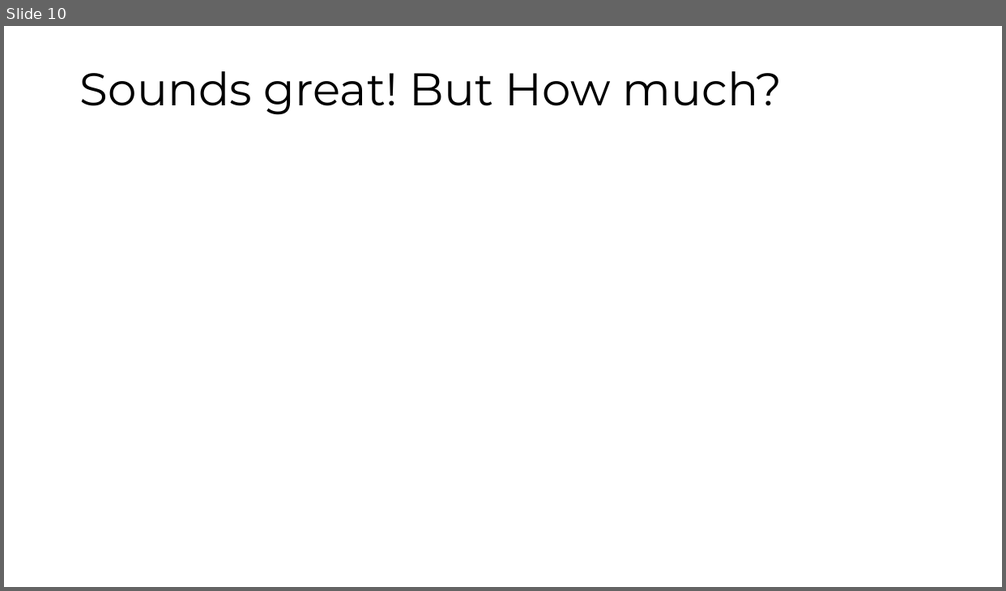
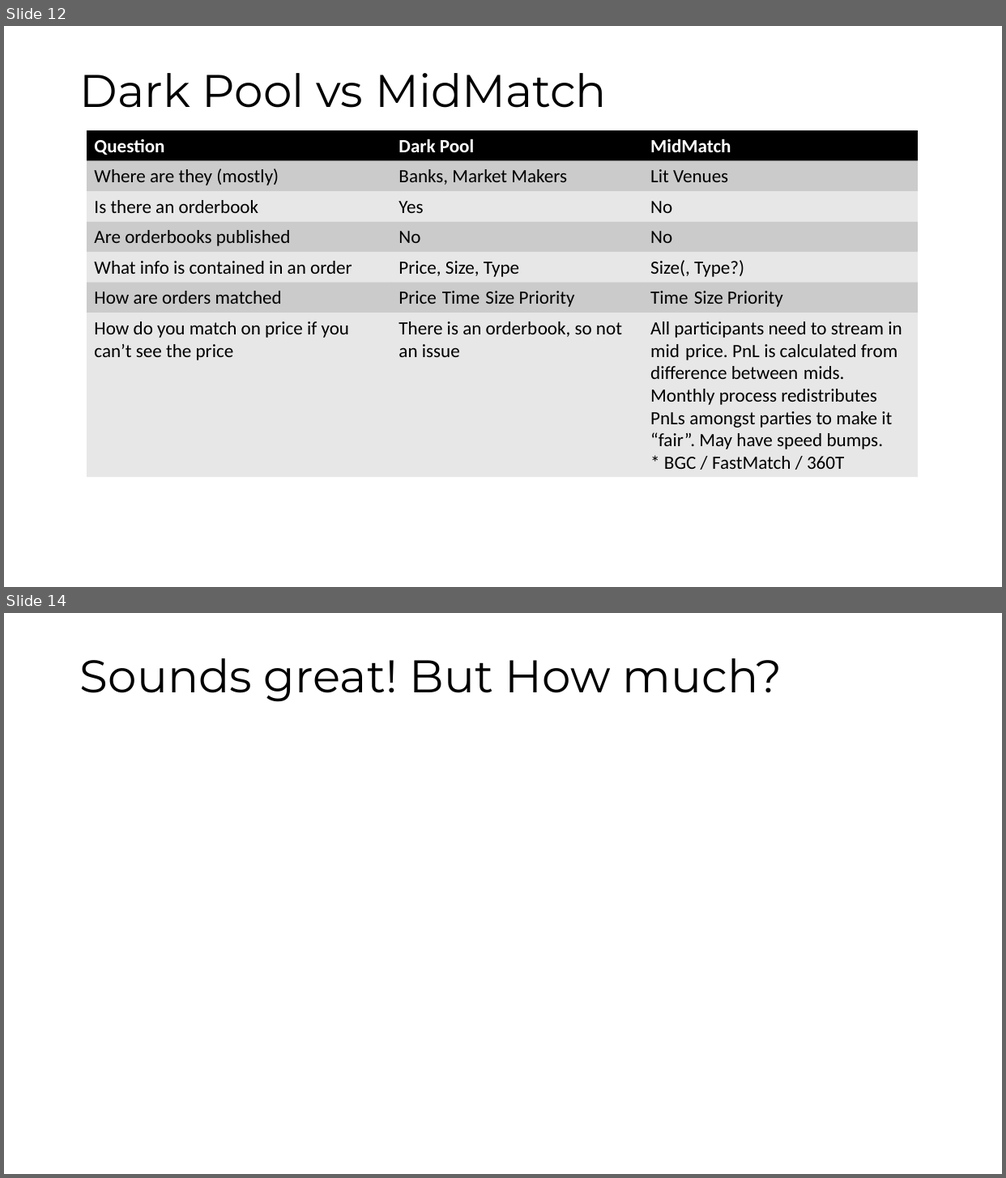
Before and after one commit to maatt4code/PicsAndStuff, a slide deck: Presentation/FXMM.pptx. Shown one above the other, each under a label of ours: slide 10 before the commit, slides 12 and 14 after it; the slides between them are not shown. The pictures are 1006x591 and 1006x1178 pixels, drawn with LibreOffice and Linux fonts; fonts in the diff are those of the drawing; background and template pictures are left out. Boxes give left, top, right and bottom in pixels: in the first picture for what was removed or moved away, otherwise in the second. Text is boxed around its words. In the diff, an @@ line names an element or a change of style, - is before the commit and + after.

```diff
--- a/Presentation/FXMM.pptx
+++ b/Presentation/FXMM.pptx
@@ slide 12 added at box(4, 26, 1002, 587), background picture (left out) @@
@@ text added at box(80, 73, 607, 108), 44 pt, text #000000 @@
+Dark Pool vs MidMatch
@@ line added from (87, 130) to (918, 130), #FFFFFF 1 pt @@
@@ line added from (87, 130) to (87, 478), #FFFFFF 1 pt @@
@@ group added at box(87, 130, 918, 161): 3 rectangles, 3 texts @@
+MidMatch
+Dark Pool
+Question
@@ line added from (392, 130) to (392, 478), #FFFFFF 1 pt @@
@@ line added from (643, 130) to (643, 478), #FFFFFF 1 pt @@
@@ line added from (918, 130) to (918, 478), #FFFFFF 1 pt @@
@@ line added from (87, 160) to (918, 160), #FFFFFF 3 pt @@
@@ group added at box(87, 160, 918, 190): 3 rectangles, 3 texts @@
+Lit Venues
+Banks, Market Makers
+Where are they (mostly)
@@ line added from (87, 191) to (918, 191), #FFFFFF 1 pt @@
@@ group added at box(87, 191, 918, 222): 3 rectangles, 3 texts @@
+No
+Yes
+Is there an orderbook
@@ line added from (87, 221) to (918, 221), #FFFFFF 1 pt @@
@@ group added at box(87, 221, 918, 251): 3 rectangles, 3 texts @@
+No
+No
+Are orderbooks published
@@ line added from (87, 252) to (918, 252), #FFFFFF 1 pt @@
@@ group added at box(87, 252, 918, 283): 3 rectangles, 3 texts @@
+Size(, Type?)
+Price, Size, Type
+What info is contained in an order
@@ line added from (87, 283) to (918, 283), #FFFFFF 1 pt @@
@@ group added at box(87, 283, 918, 314): 6 texts, 3 rectangles @@
+Time
+Size Priority
+Price
+Time
+Size Priority
+How are orders matched
@@ text added at box(437, 286, 453, 314), 18 pt, text #000000 @@
+-
@@ text added at box(480, 286, 496, 314), 18 pt, text #000000 @@
+-
@@ text added at box(688, 286, 704, 314), 18 pt, text #000000 @@
+-
@@ line added from (87, 313) to (918, 313), #FFFFFF 1 pt @@
@@ group added at box(87, 313, 918, 477): 20 texts, 3 rectangles @@
+All participants need to stream in
+mid
+price.
+PnL
+is calculated from
+difference between
+mids.
+Monthly process redistributes
+PnLs
+amongst parties to make it
+“fair”. May have speed bumps.
+* BGC /
+FastMatch
+/ 360T
+There is an orderb
+ook
+, so not
+an issue
+How do you match on price if you
+can’t see the price
@@ line added from (87, 477) to (918, 477), #FFFFFF 1 pt @@
@@ what was slide 10 is now slide 14 @@
```
Also in this commit, not shown: 10 slides changed, 4 other slides added, 1 slide removed, 15 other files.
